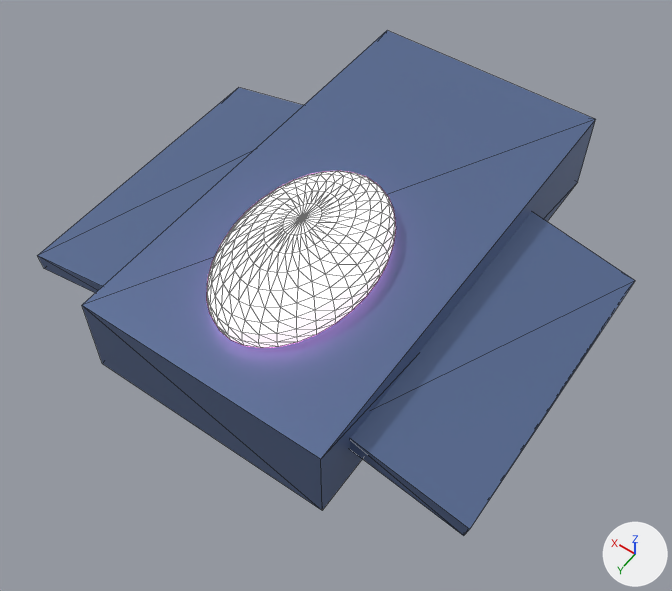
Before and after pictures for a commit that changed the glTF model public/game/models/striker_t1.glb.
Rendered twice from a camera (50 mm lens) standing at (-1.52, 2.31, 3.11) and looking at (-0.12, 0.35, 0.03). Arrows for +X, +Y and +Z are at lower right; the lights stay in place. Mesh edges are drawn as thin lines. Where no turn or scale is listed for an object, it has been applied to the vertices.
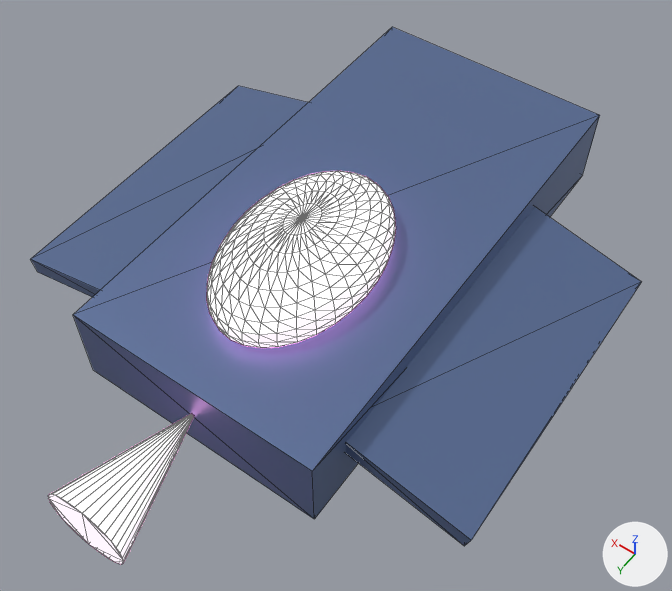
Boxes [x1, y1, x2, y2] around the edits, measured in the pictures (672 x 591 px):
'Cube', rescaled: before [82, 30, 596, 510]; after [73, 27, 600, 519]
'Cube.002', turned, rescaled: before [350, 212, 635, 536]; after [346, 207, 641, 546]
'Cube.001', turned, rescaled: before [37, 87, 303, 293]; after [31, 86, 309, 297]
'Cone', added: after [48, 414, 194, 564]

The change in detail:
Mesh me_cone is new.
It is a 32-sided cone pointing to -y spanning x -0.18..0.18, y -0.3..0.3, z -0.18..0.18.
It uses material mat_accent_006 (pink #ffaada).
Object 'Cube' (ob_cube) is rescaled from (1.16, 2.16, 0.41) to (1.16, 2.26, 0.39).
Object 'Cube.001' (ob_cube_001) turns from (0, 12, 0) to (0, 14, 0) degrees about x, y and z.
Object 'Cube.001' (ob_cube_001) is rescaled from (0.6, 1.4, 0.08) to (0.65, 1.45, 0.08).
Object 'Cube.002' (ob_cube_002) turns from (0, -12, 0) to (0, -14, 0) degrees about x, y and z.
Object 'Cube.002' (ob_cube_002) is rescaled from (0.6, 1.4, 0.08) to (0.65, 1.45, 0.08).
Object 'Cone' (ob_cone) is new; it shows me_cone.
Its location is (0.0, 1.4, 0.0).
